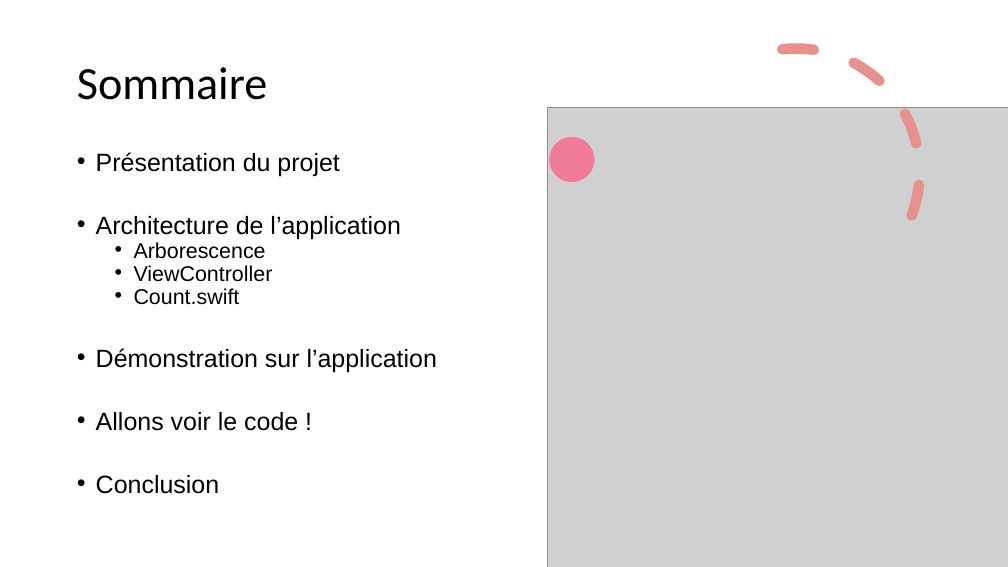
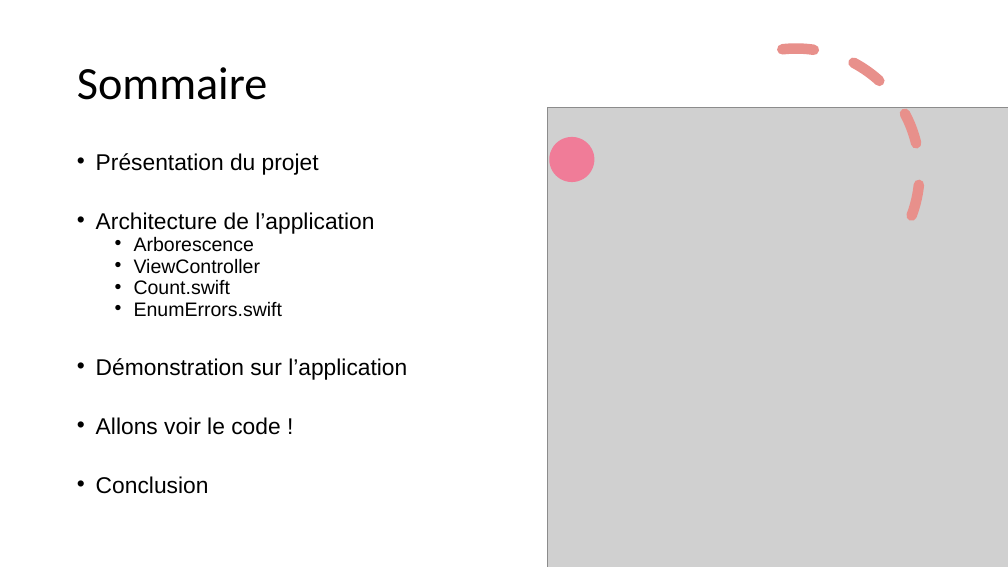
Before and after one commit to MickaeliOS/OpenClassrooms-P5-CountOnMe, a slide deck: slide 2 of Horn_Mickael_2_presentation_022122.pptx. Drawn at 1008x567 pixels with LibreOffice and Linux fonts; fonts in the diff are those of the drawing; grey boxes stand for pictures. Boxes give left, top, right and bottom in pixels: in the first picture for what was removed or moved away, otherwise in the second. Text is boxed around its words. In the diff, an @@ line names an element or a change of style, - is before the commit and + after.

```diff
--- a/Horn_Mickael_2_presentation_022122.pptx
+++ b/Horn_Mickael_2_presentation_022122.pptx
@@ text at (96,153,407,494): size 23.8 to 21.7 pt in "Présentation du projet", "Architecture de l’application", "Démonstration sur l’application", "Allons voir le code !" and 1 more places; size 20.4 to 18.6 pt in "Arborescence", "ViewController", "Count.swift" @@
@@ text at (134,302,283,317): paragraph added @@
+  • EnumErrors.swift
```
Also in this commit, not shown: 3 other slides changed, 1 slide added.
